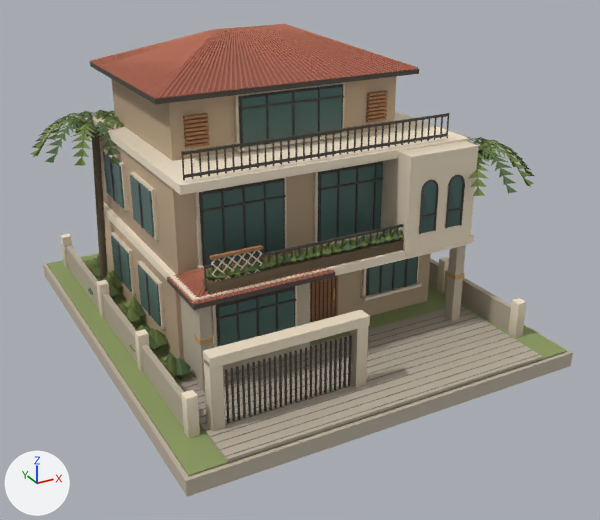
Before and after pictures for a commit that changed the glTF model pinyoursite/public/sample-house.glb.
Both versions are drawn from a 50 mm lens placed at (-12.0, -23.4, 13.2), pointed at (0.2, -1.1, 2.1). Arrows for +X, +Y and +Z are at lower left; the lights stay in place. The first picture is the older version. Vertices at exactly the same position are counted once.

The first picture shows 'bronze', 'clay', 'earth', 'glass', 'lawn', 'leaf', 'limestone', 'paving', 'sage', 'stucco', 'tile', 'trim' and 4 more.
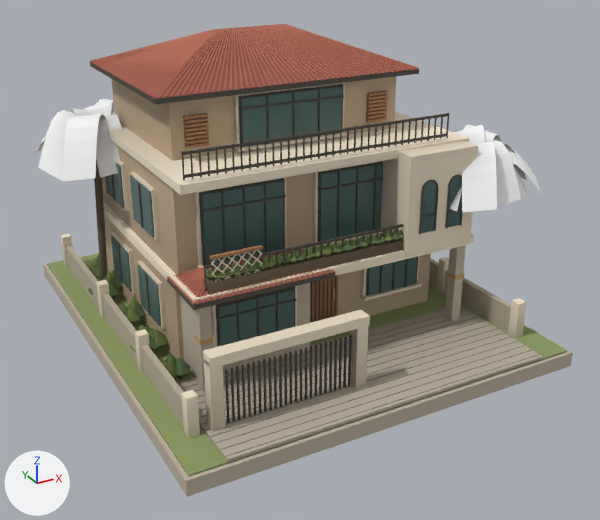
What changed in the scene script:
```text
Add mat_fronds:
    mat_fronds = bpy.data.materials.new('fronds')
    mat_fronds.use_nodes = True; mat_fronds.node_tree.nodes.clear()
    _N = mat_fronds.node_tree.nodes; _L = mat_fronds.node_tree.links
    n0 = _N.new('ShaderNodeBsdfPrincipled'); n0.name = 'Principled BSDF'
    n0.inputs[2].default_value = 0.79  # 'Roughness'
    n1 = _N.new('ShaderNodeOutputMaterial'); n1.name = 'Material Output'
    n2 = _N.new('ShaderNodeVertexColor'); n2.name = 'Color Attribute'
    _L.new(n0.outputs[0], n1.inputs[0])  # 'BSDF' to 'Surface'
    _L.new(n2.outputs[0], n0.inputs[0])  # 'Color' to 'Base Color'
Change me_leaf:
    used by ob_leaf; location = (0.0, 0.0, 0.0)
    remove me_leaf.from_pydata(...)  # 1145 vertices, 1394 faces; spans x -6.85..7.39, y -5.25..6.09, z 0.08..6.43
    add me_leaf.from_pydata(...)  # 711 vertices, 1106 faces; spans x -5.82..2.29, y -4.31..5.46, z 0.08..3.88
    me_leaf part 1: the loose piece of 217 vertices spanning x -6.85..-2.89, y 1.75..6.09, z 5.35..6.43 is deleted
    me_leaf part 2: the loose piece of 217 vertices spanning x 3.43..7.39, y -5.25..-0.91, z 4.75..5.83 is deleted
Change me_sage:
    used by ob_sage; location = (0.0, 0.0, 0.0)
    remove me_sage.from_pydata(...)  # 1100 vertices, 1324 faces; spans x -7.04..7.58, y -5.06..5.9, z 0.08..6.43
    add me_sage.from_pydata(...)  # 666 vertices, 1036 faces; spans x -5.81..2.39, y -4.3..5.59, z 0.08..3.88
    me_sage part 3: the loose piece of 217 vertices spanning x 3.24..7.58, y -5.06..-1.1, z 4.75..5.83 is deleted
    me_sage part 4: the loose piece of 217 vertices spanning x -7.04..-2.7, y 1.94..5.9, z 5.35..6.43 is deleted
Add me_fronds:
    me_fronds.from_pydata(...)  # 432 vertices, 384 faces; spans x -7.09..7.77, y -5.44..6.23, z 4.25..6.83
    me_fronds.materials.append(mat_fronds)
Add ob_fronds:
    ob_fronds = bpy.data.objects.new('fronds', me_fronds)
    ob_fronds.location = (0.0, 0.0, 0.0)
```

Changed parts and their boxes (x1, y1, x2, y2) in the pictures (600 x 520 px):
'fronds', added
    after: (29, 99, 542, 212)
'sage', reshaped (37% narrower, 46% shorter)
    before: (31, 110, 534, 367)
    after: (86, 229, 404, 367)
part 1 of me_leaf, deleted (green)
    before: (31, 111, 122, 164)
part 2 of me_leaf, deleted (green)
    before: (473, 138, 534, 194)
part 3 of me_sage, deleted (green)
    before: (467, 137, 534, 196)
part 4 of me_sage, deleted (green)
    before: (31, 110, 125, 166)
